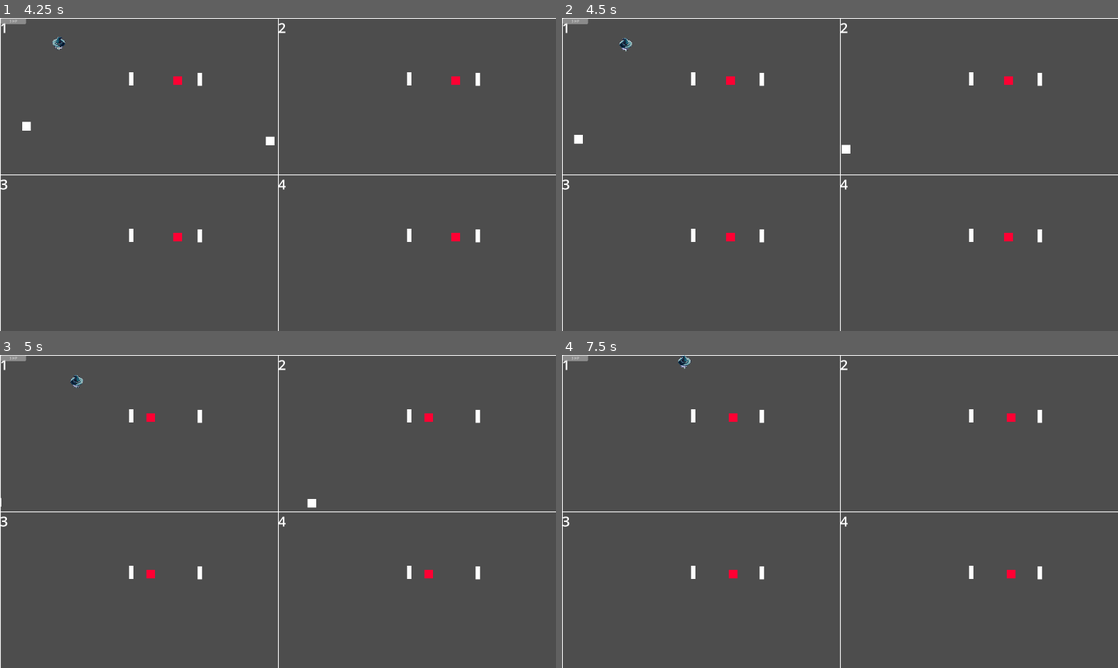
Above: before the commit, frames 1-4 (two rows, left to right).
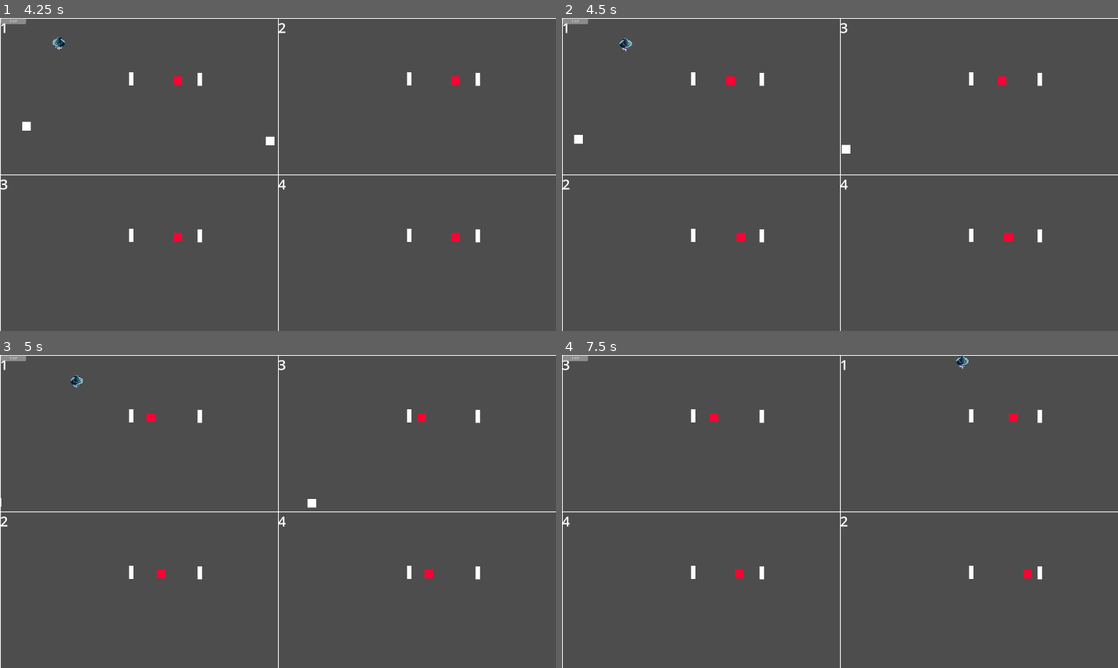
Above: after the commit, the same moments.

Repository: Profedejocs/Game-Off-Jam-2023
Game: Godot game, scene res://Game.tscn
The game is run twice, just before and just after one commit, with the same random seed, the same clock (stepped at 60 frames per second) and the same inputs.
Inputs (mouse positions are in pixels of both pictures, inside the frame that each line leads up to):
- Up to frame 1 (4.25 s): press the mouse at (278, 174) at 0.53 s; hold W (up) 0.53-2.03 s; move the mouse to (444, 221) at 1.27 s; release the mouse at (444, 221) at 1.28 s; click (444, 221) at 1.35 s; move the mouse to (111, 127) at 2.02 s; hold E (zoom_in) 2.03-2.78 s; hold A (left) 2.03-3.53 s; click (111, 127) at 2.3 s; move the mouse to (305, 174) at 2.77 s; tap Q (zoom_out) at 2.85 s; click (305, 174) at 3.05 s; move the mouse to (417, 96) at 3.52 s; press the mouse at (417, 96) at 3.53 s; hold S (down) from 3.53 s (still down)
- Up to frame 2 (4.5 s): move the mouse to (701, 252) at 4.27 s; release S (down) at 4.28 s; release the mouse at (701, 252) at 4.28 s; hold D (right) from 4.28 s (still down); click (701, 252) at 4.35 s
- Up to frame 3 (5 s): keep holding D (right)
- Up to frame 4 (7.5 s): move the mouse to (979, 589) at 5.02 s; release D (right) at 5.03 s; hold W (up) 5.03-5.78 s; hold E (zoom_in) 5.03-5.78 s; click (979, 589) at 5.3 s; move the mouse to (895, 442) at 5.77 s; hold D (right) from 5.78 s (still down); tap Q (zoom_out) at 5.85 s; click (895, 442) at 6.05 s; move the mouse to (812, 574) at 6.52 s; press the mouse at (812, 574) at 6.53 s; move the mouse to (1006, 558) at 7.27 s; release the mouse at (1006, 558) at 7.28 s; click (1006, 558) at 7.35 s

Frame 1 is identical in both runs. In frame 2, 0.2% of the frame differs, in the area x 0-82%, y 1-72%; in frame 3, 0.2%; in frame 4, 0.5%, in the area x 0-85%, y 0-72%.

Commit message:
Tile switching with player

Diff:
--- a/Godot-1/Game.gd
+++ b/Godot-1/Game.gd
@@ -10,6 +10,17 @@
 		$Camera2D.zoom.y = min($Camera2D.zoom.y*2, 1)
 
 func _process(delta):
+	if Global.tile1 != null and Global.tile2 != null:
+		var t1_pos = Global.tile1.global_position
+		var t2_pos = Global.tile2.global_position
+		if Global.tile1.has_player:
+			Global.tile1.change_player_pos(t2_pos)
+		if Global.tile2.has_player:
+			Global.tile2.change_player_pos(t1_pos)
+		Global.tile2.global_position = t1_pos
+		Global.tile1.global_position = t2_pos
+		Global.tile1 = null
+		Global.tile2 = null
 	if $Camera2D.zoom == Vector2.ONE:
 		zooming = false
 		$Camera2D.position.x = int($Player.global_position.x/1280)*1280
@@ -18,5 +29,5 @@
 		zooming = true
 		$Camera2D.position = Vector2.ZERO
 	Global.zooming = zooming
-	$Control/ProgressBar.value = $Player.hp
-	$Control/Label.text = str(max($Player.hp, 0))+" HP"
+	$Camera2D/Control/ProgressBar.value = $Player.hp
+	$Camera2D/Control/Label.text = str(max($Player.hp, 0))+" HP"
--- a/Godot-1/Game.tscn
+++ b/Godot-1/Game.tscn
@@ -160,13 +160,16 @@
 [node name="Player" parent="." instance=ExtResource("3_7yxed")]
 position = Vector2(449, 216)
 
-[node name="Control" type="Control" parent="."]
+[node name="Camera2D" type="Camera2D" parent="."]
+anchor_mode = 0
+
+[node name="Control" type="Control" parent="Camera2D"]
 layout_mode = 3
 anchors_preset = 0
 offset_right = 40.0
 offset_bottom = 40.0
 
-[node name="Label" type="Label" parent="Control"]
+[node name="Label" type="Label" parent="Camera2D/Control"]
 layout_mode = 0
 offset_left = 4.0
 offset_top = 1.0
@@ -176,7 +179,7 @@
 horizontal_alignment = 1
 vertical_alignment = 1
 
-[node name="ProgressBar" type="ProgressBar" parent="Control"]
+[node name="ProgressBar" type="ProgressBar" parent="Camera2D/Control"]
 layout_mode = 0
 offset_left = 4.0
 offset_top = 1.0
@@ -186,6 +189,3 @@
 step = 1.0
 rounded = true
 show_percentage = false
-
-[node name="Camera2D" type="Camera2D" parent="."]
-anchor_mode = 0
--- a/Godot-1/global.gd
+++ b/Godot-1/global.gd
@@ -2,6 +2,8 @@
 
 var game_over = false
 var zooming = false
+var tile1 = null
+var tile2 = null
 func _physics_process(delta):
 	if game_over:
 		get_tree().quit()
--- a/Godot-1/main.gd
+++ b/Godot-1/main.gd
@@ -1,12 +1,33 @@
 extends Node2D
 var mouse_inside = false
 var selected = false
+var has_player = false
+var player = null
 func _on_area_2d_mouse_entered(): mouse_inside = true
 func _on_area_2d_mouse_exited():
 	mouse_inside = false
-	if selected:
-		print("Deselected")
-		selected = mouse_inside
+	#if selected:
+	#	print("Deselected")
+	#	selected = mouse_inside
 func _input(event): if mouse_inside and event.is_action_pressed("select"):
 	print("Selected or deselected")
 	selected = not selected
+	if Global.tile1 == null:
+		Global.tile1 = self
+	else:
+		Global.tile2 = self
+
+func change_player_pos(pos):
+	if player != null:
+		var p_loc_pos = Vector2(int(player.global_position.x)%1280, int(player.global_position.y)%720)
+		player.global_position = pos+p_loc_pos
+
+func _on_area_2d_body_entered(body):
+	if body != null and "Player" in body.name:
+		player = body
+		has_player = true
+
+func _on_area_2d_body_exited(body):
+	if body != null and "Player" in body.name:
+		player = null
+		has_player = false
--- a/Godot-1/tile.tscn
+++ b/Godot-1/tile.tscn
@@ -77,5 +77,7 @@
 position = Vector2(640, 360)
 shape = SubResource("RectangleShape2D_jasr0")
 
+[connection signal="body_entered" from="Area2D" to="." method="_on_area_2d_body_entered"]
+[connection signal="body_exited" from="Area2D" to="." method="_on_area_2d_body_exited"]
 [connection signal="mouse_entered" from="Area2D" to="." method="_on_area_2d_mouse_entered"]
 [connection signal="mouse_exited" from="Area2D" to="." method="_on_area_2d_mouse_exited"]
